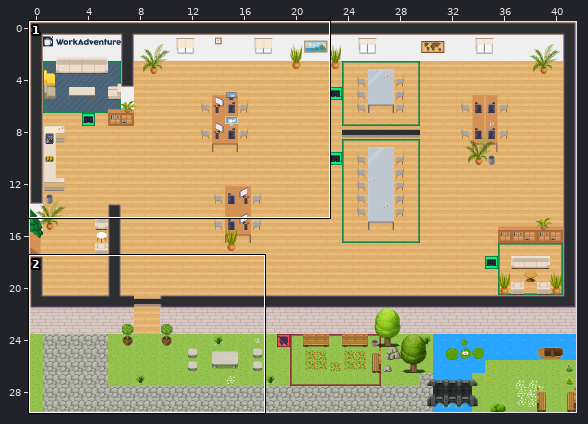
A Tiled map (JSON) gets an edit: map.tmj. The picture above shows the old version from afar; the outline marks the close-up.
Close-up. The starting point:
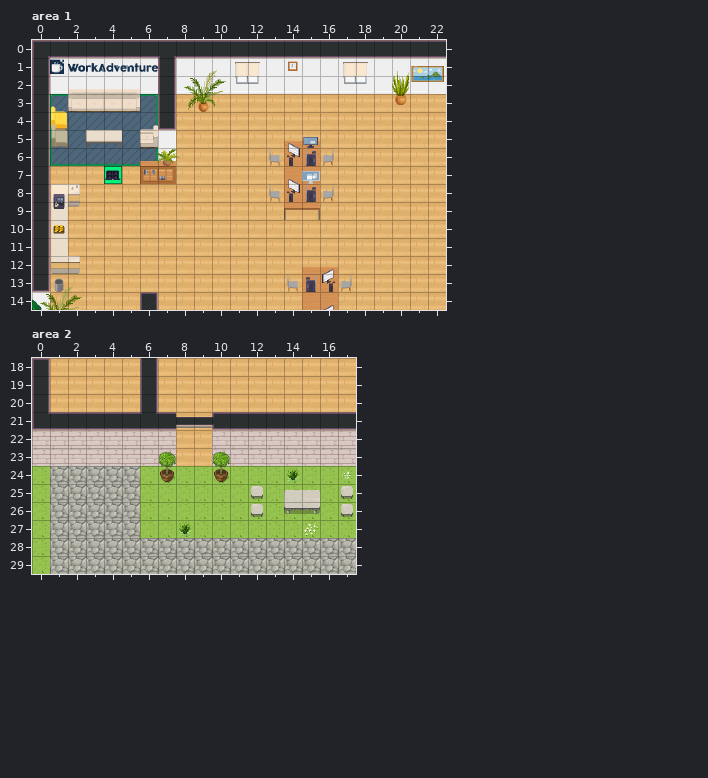
Cells are 32x32 px. Shown: area 1 x 0..22, y 0..14; area 2 x 0..17, y 18..29. The commit also changed other parts of the map, which this record leaves out.
The same view after the edit:
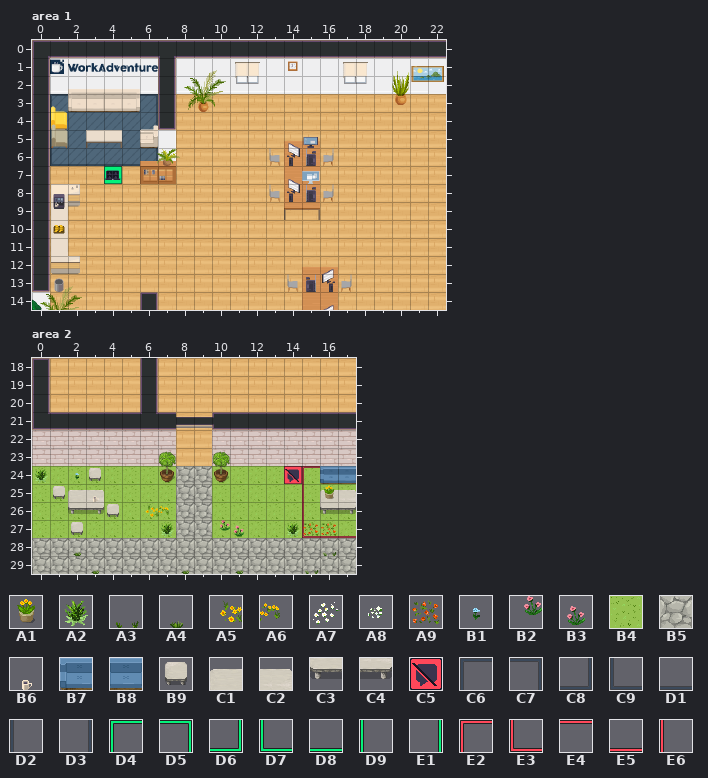
Key: from "WA_Decoration": A1 93; from "WA_Exterior": A2 506, A3 507, A4 509, A5 575, A6 576, A7 578, A8 579, A9 584, B1 605, B2 606, B3 607, B4 628, B5 638; from "WA_Miscellaneous": B6 59; from "WA_Seats": B7 23, B8 24, B9 150; from "WA_Tables": C1 177, C2 178, C3 187, C4 188; from "WA_User_Interface": C5 60, C6 122, C7 123, C8 124, C9 125, D1 127, D2 128, D3 129, D4 161, D5 162, D6 163, D7 164, D8 166, D9 167, E1 168, E2 239, E3 242, E4 243, E5 244, E6 245.
__ is an empty cell.
Tiles replaced or removed in this view: A2, A7, A8, B4, B5, B9, C1, C2, C3, C4, D4, D5, D6, D7, D8, D9, E1.
Edits made:
Changed rows in their new state; .. is an unchanged cell.
Layer "floor/floor2", area 1:
first column x 1:
 3 C6 .. .. .. .. C7
 4 D2 .. .. .. .. D3
 5 D2 .. .. .. .. ..
 6 C9 D1 D1 D1 D1 C8
Layer "floor/floor1", area 2:
first column x 0:
24 .. B4 B4 B4 B4 B4 .. .. B5 B5
25 .. B4 B4 B4 B4 B4 .. .. B5 B5
26 .. B4 B4 B4 B4 B4 .. .. B5 B5
27 .. B4 B4 B4 B4 B4 .. .. B5 B5
28 B5 .. .. .. .. .. .. .. .. ..
29 B5 .. .. .. .. .. .. .. .. ..
Layer "floor/floor2", area 2:
first column x 0:
24 A2 .. B1 .. .. .. .. .. .. .. .. .. .. .. C5 E2 E4 ..
25 .. .. .. .. .. .. .. .. .. .. .. .. .. .. .. E6 .. ..
26 .. .. .. .. .. .. A5 A6 .. .. .. .. .. .. .. E6 .. ..
27 .. .. .. .. .. .. .. .. .. .. .. .. .. .. .. E3 E5 E5
28 .. .. A4 .. .. .. .. .. .. .. .. .. .. .. .. .. A3 ..
29 .. .. .. A4 .. .. .. .. A4 .. .. A4 .. .. .. A3 .. ..
Layer "furniture/furniture1", area 2:
first column x 7:
24 .. .. .. .. .. .. .. __ .. .. __
27 A2 __ .. B2 B3 .. .. A2 A9 A9 ..
Layer "furniture/furniture2", area 2:
first column x 1:
24 .. .. B9 .. .. .. .. .. .. .. .. .. .. .. .. B7 B8
25 B9 C1 C2 .. .. .. .. .. .. .. .. __ .. __ __ C1 C2
26 .. C3 C4 B9 .. .. .. .. .. .. .. __ .. __ __ C3 C4
27 .. B9 .. .. .. .. .. .. .. .. .. .. .. .. .. .. ..
Layer "furniture/furniture3", area 2:
first column x 3:
25 B6 .. .. .. .. .. .. .. .. .. .. .. .. A1
Boxes around the changes in both close-ups, in picture pixels (x1, y1, x2, y2):
changed: (50, 94, 158, 166)
changed: (32, 466, 263, 574)
changed: (284, 466, 356, 574)
